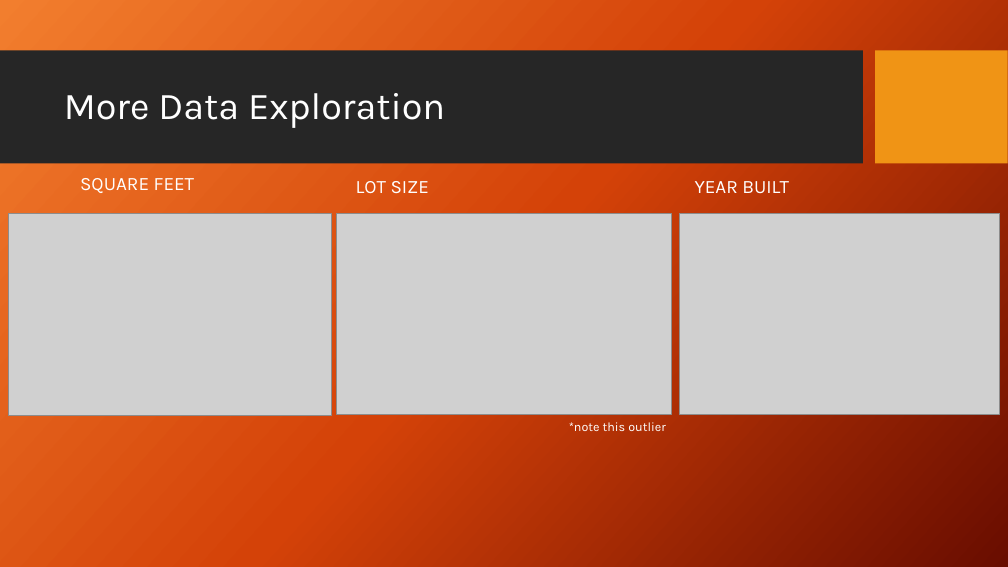
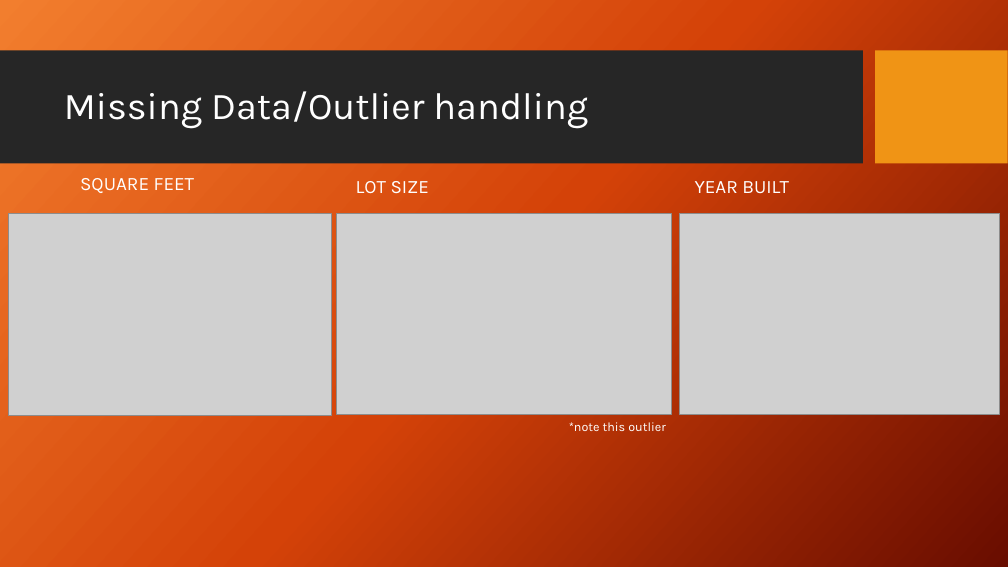
Before and after one commit to myz540/cs699_project_classification, a slide deck: slide 7 of documentation/CS699 Project Presentation.pptx. Drawn at 1008x567 pixels with LibreOffice and Linux fonts; fonts in the diff are those of the drawing; grey boxes stand for pictures; background and template pictures are left out. Boxes give left, top, right and bottom in pixels: in the first picture for what was removed or moved away, otherwise in the second. Text is boxed around its words. In the diff, an @@ line names an element or a change of style, - is before the commit and + after.

```diff
--- a/documentation/CS699 Project Presentation.pptx
+++ b/documentation/CS699 Project Presentation.pptx
@@ title at box(64, 91, 588, 128): text changed @@
-More Data Exploration
+Missing Data/Outlier handling
```
Also in this commit, not shown: 4 other slides changed.
